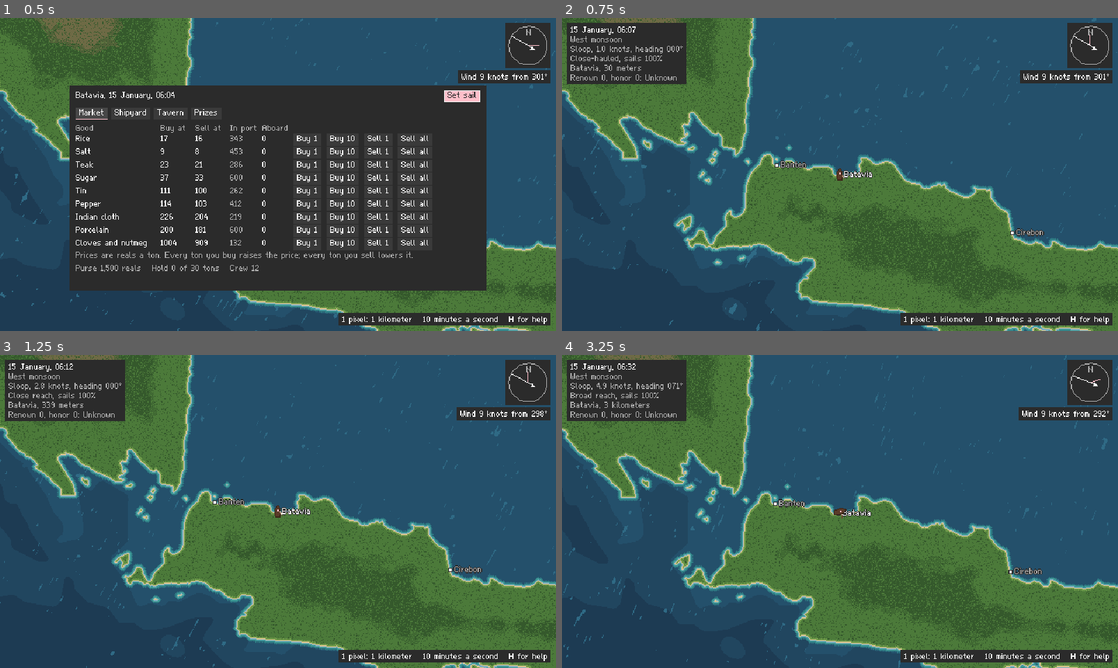
Above: before the commit, frames 1-4 (two rows, left to right).
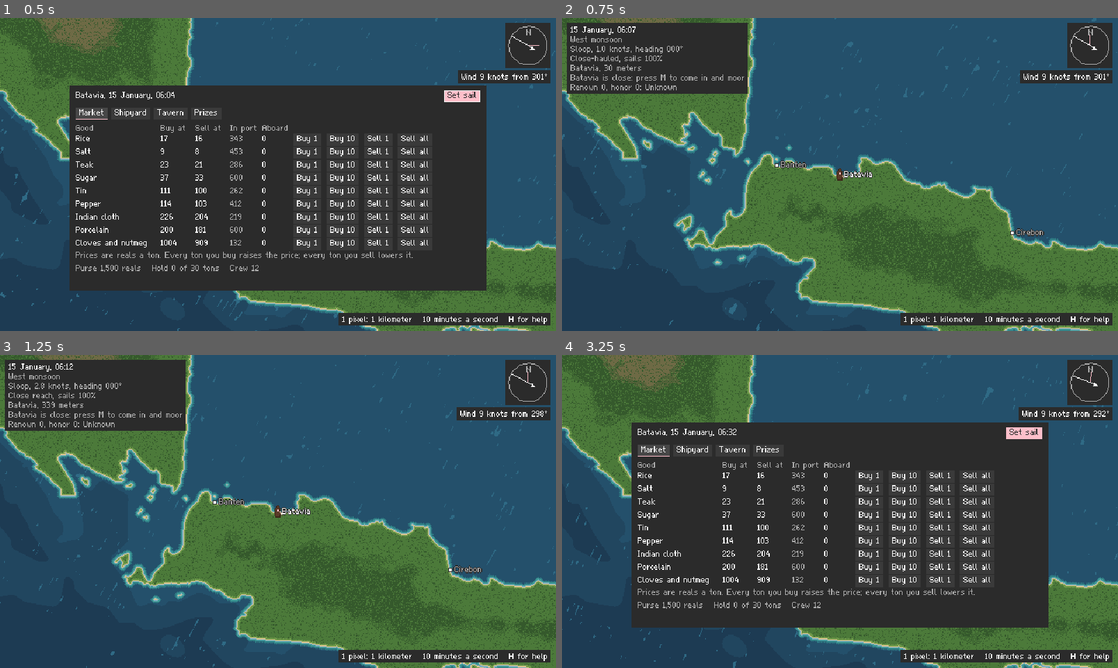
Above: after the commit, the same moments.

Repository: itriumid/felterra-nine-seas
Game: Godot game, scene res://game/main.tscn
Two runs of this game, one before a commit and one after it. Both use one fixed random seed, a clock stepped at 60 frames per second and the inputs below.
Inputs (mouse positions are in pixels of both pictures, inside the frame that each line leads up to):
- Up to frame 1 (0.5 s): no input
- Up to frame 2 (0.75 s): click "Set sail" at 0.5 s
- Up to frame 3 (1.25 s): no input
- Up to frame 4 (3.25 s): move the mouse to (962, 495) at 1.27 s; hold Right 1.28-2 s; tap M (moor, bound only after the commit) at 1.35 s; click (962, 495) at 1.42 s; click (650, 452) at 2 s, where only the run after the commit has a clickable "Market"; drag from (728, 527) to (812, 574) at 2.77 s

Frame 1 is identical in both runs. In frame 2, 3.3% of the frame differs, in the area x 0-34%, y 1-25%; in frame 3, 3.3%; in frame 4, 58%, in the area x 0-100%, y 0-100%.

Commit message:
Moor in one step within a port's harbor
Furling sail within five kilometers of a port now brings the ship in at once, whatever way
she still has on. Before, she had to drift to a stop inside three kilometers, and a furled
ship could coast back out of the harbor first. M (or pressing the left stick) moors in one
command and says why when it can't, and the map shows when a harbor is close.

Diff:
--- a/game/input_actions.gd
+++ b/game/input_actions.gd
@@ -12,6 +12,7 @@
 	"sheet_out": [KEY_E],
 	"toggle_automatic_trim": [KEY_T],
 	"board": [KEY_G],
+	"moor": [KEY_M],
 	"fire": [KEY_SPACE],
 	"change_shot": [KEY_C],
 	"back_headsails": [KEY_B],
@@ -29,6 +30,7 @@
 	"less_sail": JOY_BUTTON_LEFT_SHOULDER,
 	"toggle_automatic_trim": JOY_BUTTON_Y,
 	"board": JOY_BUTTON_A,
+	"moor": JOY_BUTTON_LEFT_STICK,
 	"fire": JOY_BUTTON_B,
 	"change_shot": JOY_BUTTON_RIGHT_STICK,
 	"back_headsails": JOY_BUTTON_X,
--- a/game/map_display.gd
+++ b/game/map_display.gd
@@ -8,7 +8,7 @@
 	"Click a ship: give chase, and fight when you meet",
 	"A and D, or the arrow keys: take the helm and steer",
 	"W and S, or up and down: set or take in sail, to go faster or slower",
-	"Furl all sail by a port to come in and moor",
+	"M, or furl all sail, within a port's harbor: come in and moor",
 	"Minus and equals, or the mouse wheel: zoom",
 	"F11: full screen",
 	"H: close this help",
@@ -93,8 +93,11 @@
 	]
 	if not voyage.prizes.is_empty():
 		lines.append("Prizes in company: %d" % voyage.prizes.size())
+	var harbor := voyage.harbor_here()
 	if not voyage.docked.is_empty():
 		lines.append("Moored in %s" % voyage.docked.name)
+	elif not harbor.is_empty():
+		lines.append("%s is close: press M to come in and moor" % harbor.name)
 	elif voyage.autopilot != null:
 		lines.append("Crew sailing your course")
 	if ship.aground:
@@ -121,6 +124,8 @@
 	if meters_per_pixel < 1.0:
 		scale_text = "%d pixels: 1 meter" % roundi(1.0 / meters_per_pixel)
 	InterfaceDrawing.text_panel(self, corner, ["%s   %s   H for help" % [scale_text, _time_text()]], true, true)
+	if not _notice_line().is_empty():
+		InterfaceDrawing.text_panel(self, Vector2(InterfaceDrawing.MARGIN, size.y - InterfaceDrawing.MARGIN), [_notice_line()], false, true)
 	if show_help:
 		InterfaceDrawing.centered_panel(self, size, HELP_LINES)
 
--- a/game/world_view.gd
+++ b/game/world_view.gd
@@ -147,6 +147,8 @@
 			voyage.sail_to_port(port)
 		else:
 			voyage.set_course(_origin() + mouse * ZOOM_LEVELS[zoom_index])
+	if Input.is_action_just_pressed("moor"):
+		_display.notice(voyage.moor())
 	if Input.is_action_just_pressed("more_sail"):
 		voyage.ship.sail_set = minf(snappedf(voyage.ship.sail_set + 0.25, 0.25), 1.0)
 	if Input.is_action_just_pressed("less_sail"):
--- a/simulation/voyage.gd
+++ b/simulation/voyage.gd
@@ -108,10 +108,10 @@
 ## How many sailors a tavern can have looking for a berth, and how many turn up a day.
 const TAVERN_LIMIT := 40
 const SAILORS_A_DAY := 4.0
-## A ship within this many meters of a port, sails furled and all but stopped, comes in and
-## moors.
-const DOCKING_RANGE := 3000.0
-const DOCKING_SPEED := 0.5
+## A port's harbor: within this many meters, a ship that furls its sails comes in and moors.
+## At the chart's scale the crew brings her in with anchors and warps rather than waiting for
+## her to drift to a stop, which could carry her back out of the harbor first.
+const HARBOR_RANGE := 5000.0
 ## What a shipyard charges: to make good a whole hull, as a share of the ship's price; to haul
 ## the ship out and scrape its bottom; and what it gives for a ship traded in, when sound.
 const REPAIR_SHARE := 0.3
@@ -773,14 +773,34 @@
 	return ""
 
 
-## Moors the ship when it has come into a harbor, furled its sails and stopped.
+## Moors the ship when she has furled her sails in a harbor.
 func _check_for_mooring() -> void:
-	if ship.sail_set > 0.0 or ship.speed > DOCKING_SPEED:
+	if ship.sail_set > 0.0:
 		return
+	var port := harbor_here()
+	if not port.is_empty():
+		dock(port)
+
+
+## The port whose harbor the ship is in, or empty.
+func harbor_here() -> Dictionary:
 	for port in ports:
-		if ship.position.distance_to(port.position) <= DOCKING_RANGE:
-			dock(port)
-			return
+		if ship.position.distance_to(port.position) <= HARBOR_RANGE:
+			return port
+	return {}
+
+
+## Comes in and moors at the port whose harbor the ship is in.
+func moor() -> String:
+	if not docked.is_empty():
+		return "You're already moored"
+	if bubble != null:
+		return "Not in the middle of a fight"
+	var port := harbor_here()
+	if port.is_empty():
+		return "There's no harbor here: sail within %d kilometers of a port" % roundi(HARBOR_RANGE / 1000.0)
+	dock(port)
+	return ""
 
 
 func _fill_taverns(delta: float) -> void:
--- a/tests/test_ports.gd
+++ b/tests/test_ports.gd
@@ -198,3 +198,29 @@
 		if not voyage.docked.is_empty():
 			break
 	check(voyage.docked.get("name", "") == "Cirebon", "moored at %s" % voyage.docked.get("name", "sea"))
+
+
+
+func test_furling_in_a_harbor_moors_even_with_way_on() -> void:
+	# A ship that furls carrying her way would drift out of the harbor before she stopped; the
+	# crew brings her in instead.
+	var voyage := Voyage.new()
+	voyage.undock()
+	var port: Dictionary = voyage.port_named("Semarang")
+	voyage.ship.position = voyage.chart.nearest_water(port.position + Vector2(2000.0, -1500.0))
+	voyage.ship.speed = 3.0
+	voyage.ship.sail_set = 0.0
+	voyage.advance(60.0)
+	check(voyage.docked.get("name", "") == "Semarang", "furled in Semarang's harbor at three meters a second and drifted on")
+
+
+func test_mooring_with_one_command() -> void:
+	var voyage := Voyage.new()
+	voyage.undock()
+	voyage.ship.position = Chart.position_of(-5.6, 107.2)
+	check(voyage.moor() != "", "moored in the open sea")
+	var port: Dictionary = voyage.port_named("Semarang")
+	voyage.ship.position = voyage.chart.nearest_water(port.position + Vector2(3500.0, -2000.0))
+	voyage.ship.sail_set = 1.0
+	check(voyage.moor() == "", "couldn't moor four kilometers off Semarang")
+	check(voyage.docked.get("name", "") == "Semarang", "moored at %s" % voyage.docked.get("name", "sea"))
Not shown, changed: README.md
